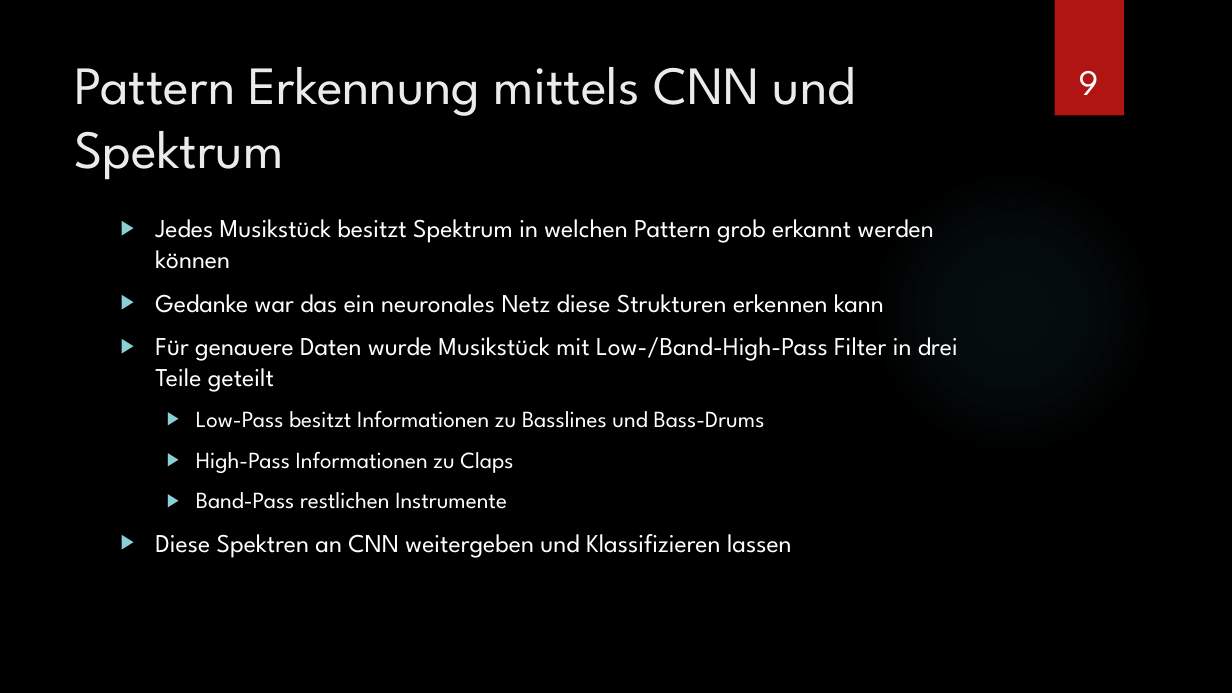
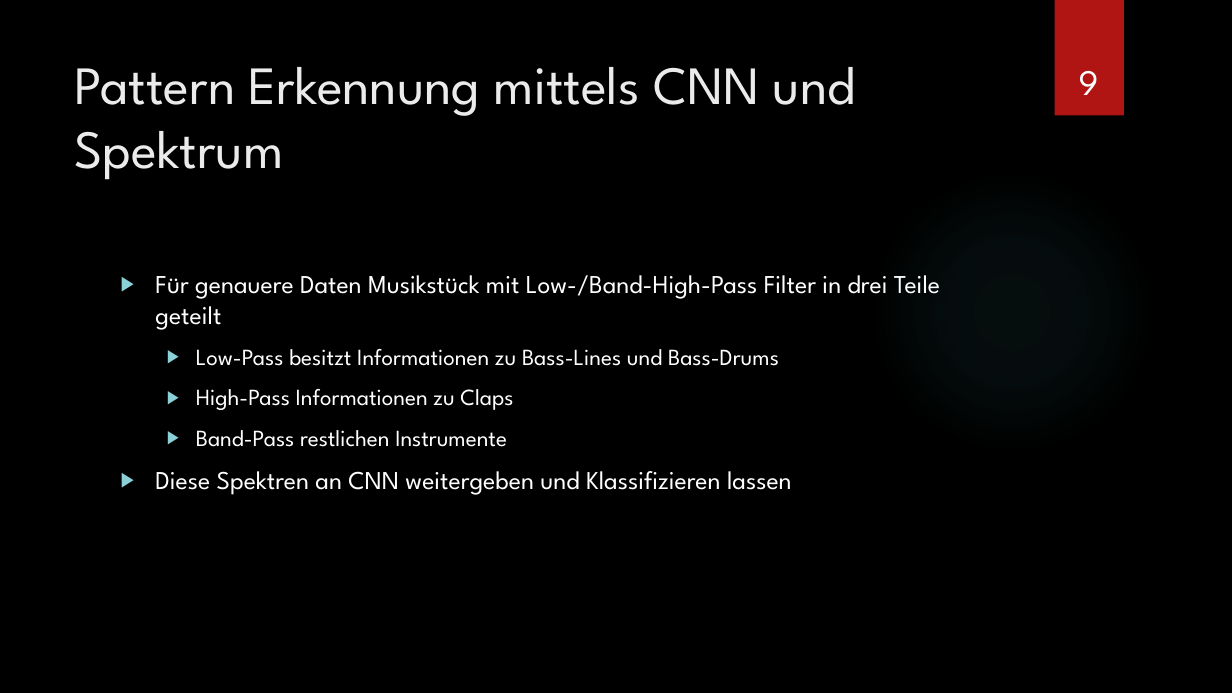
Before and after one commit to Hozeeben/Masterarbeit, a slide deck: slide 9 of Unterlagen/Masterseminar.pptx. Drawn at 1232x693 pixels with LibreOffice and Linux fonts; fonts in the diff are those of the drawing; background and template pictures are left out. Boxes give left, top, right and bottom in pixels: in the first picture for what was removed or moved away, otherwise in the second. Text is boxed around its words. In the diff, an @@ line names an element or a change of style, - is before the commit and + after.

```diff
--- a/Unterlagen/Masterseminar.pptx
+++ b/Unterlagen/Masterseminar.pptx
@@ text "Für genauere Daten Musikstück mit ..." moved from (x1=155, y1=219, x2=958, y2=558) to (x1=155, y1=275, x2=940, y2=495) @@
@@ text at (x1=155, y1=275, x2=940, y2=366): text changed @@
-▶ Jedes Musikstück besitzt Spektrum in welchen Pattern grob erkannt werden können
-▶ Gedanke war das ein neuronales Netz diese Strukturen erkennen kann
-▶ Für genauere Daten wurde Musikstück mit Low-/Band-High-Pass Filter in drei Teile geteilt
-  ▶ Low-Pass besitzt Informationen zu Basslines und Bass-Drums
+▶ Für genauere Daten Musikstück mit Low-/Band-High-Pass Filter in drei Teile geteilt
+  ▶ Low-Pass besitzt Informationen zu Bass-Lines und Bass-Drums
```
Also in this commit, not shown: 13 other slides changed, 1 slide removed.
